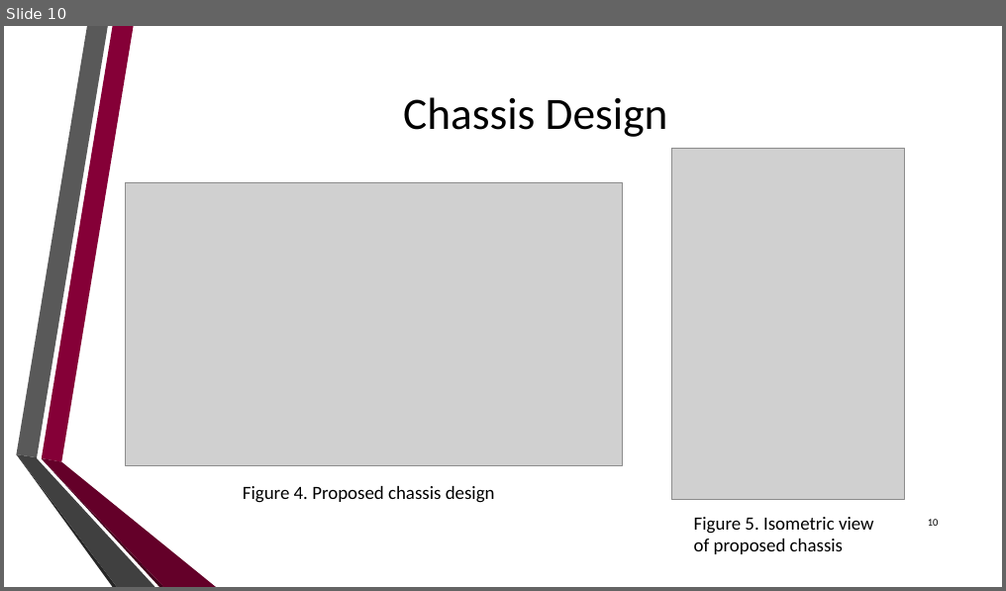
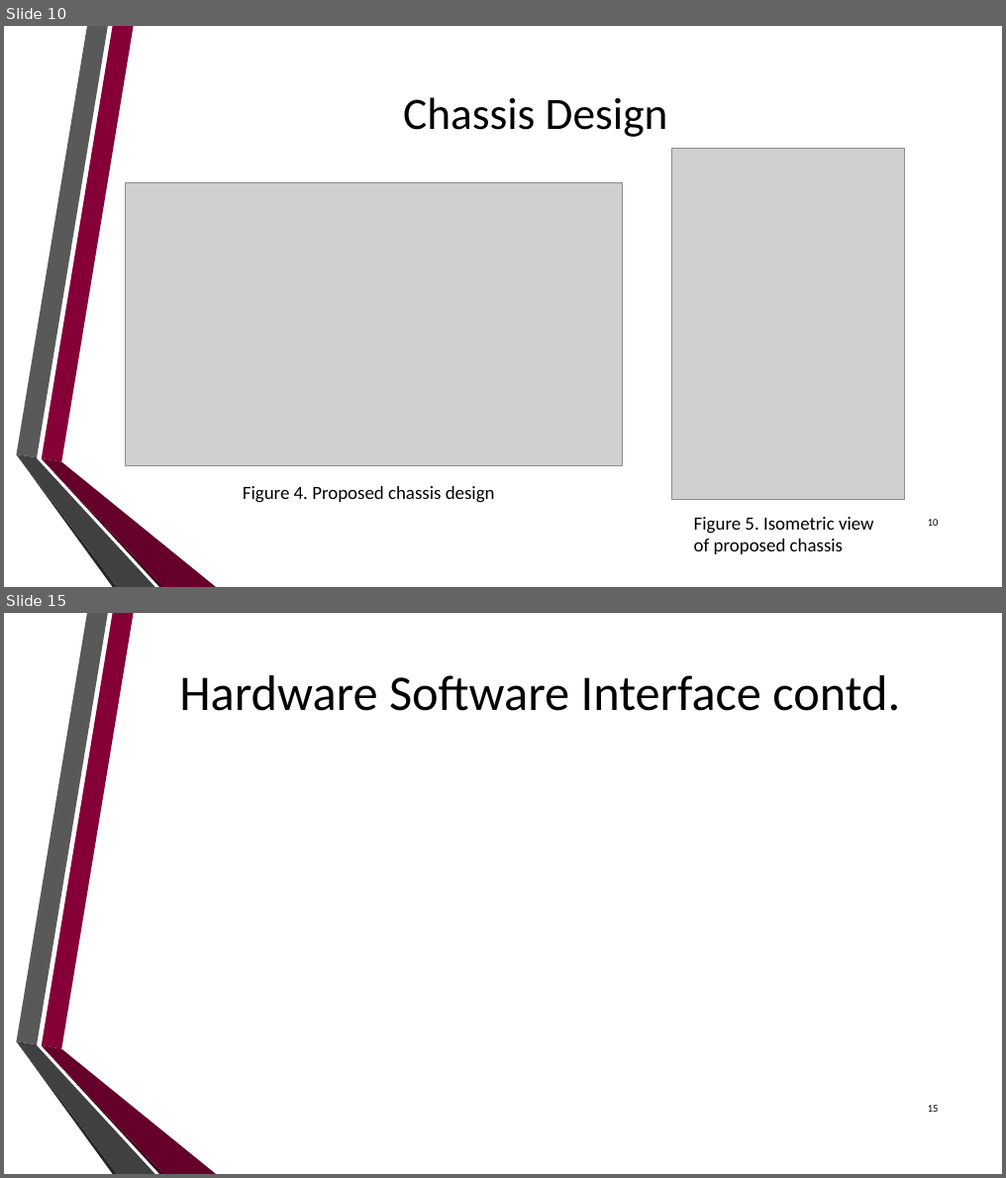
Before and after one commit to dan-olsen/SeniorDesign, a slide deck: Presentations/DesignPres/DesignPres-75.pptx. Shown one above the other, each under a label of ours: slide 10 before the commit, slides 10 and 15 after it; the slides between them are not shown. The pictures are 1006x591 and 1006x1178 pixels, drawn with LibreOffice and Linux fonts; fonts in the diff are those of the drawing; grey boxes stand for pictures; background and template pictures are left out. Boxes give left, top, right and bottom in pixels: in the first picture for what was removed or moved away, otherwise in the second. Text is boxed around its words. In the diff, an @@ line names an element or a change of style, - is before the commit and + after.

```diff
--- a/Presentations/DesignPres/DesignPres-75.pptx
+++ b/Presentations/DesignPres/DesignPres-75.pptx
@@ slide 15 added at <box>4,613,1002,1174</box>, background picture (left out); not listed: 6 template elements that a slide beside it also shows @@
@@ title added at <box>179,675,900,711</box>, 48 pt, text #000000 @@
+Hardware Software Interface contd.
@@ page number added at <box>928,1105,939,1112</box>, 10 pt, text #000000 @@
+15
```
Also in this commit, not shown: 4 slides changed, 10 other slides added, 5 slides removed.
